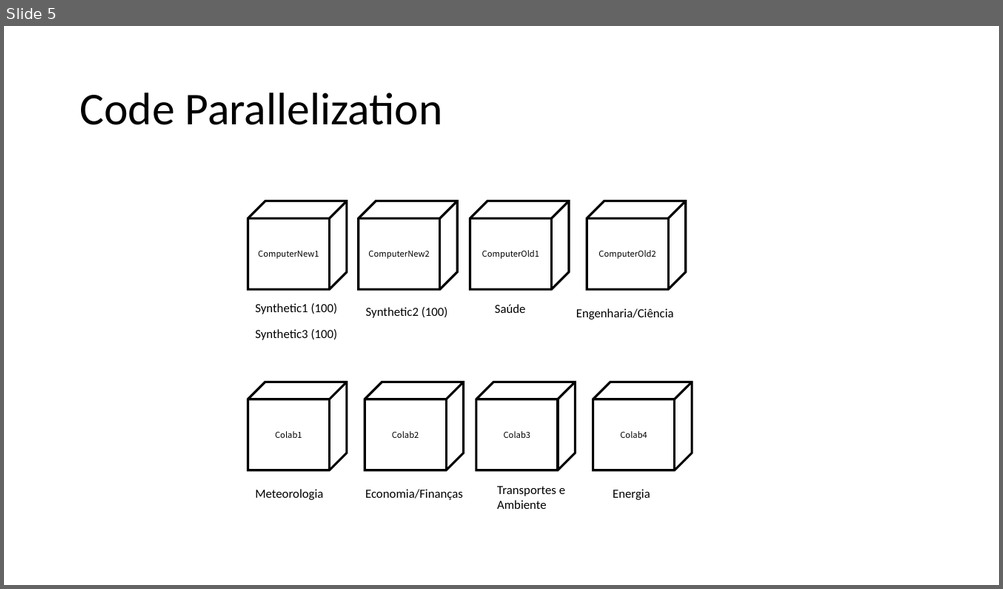
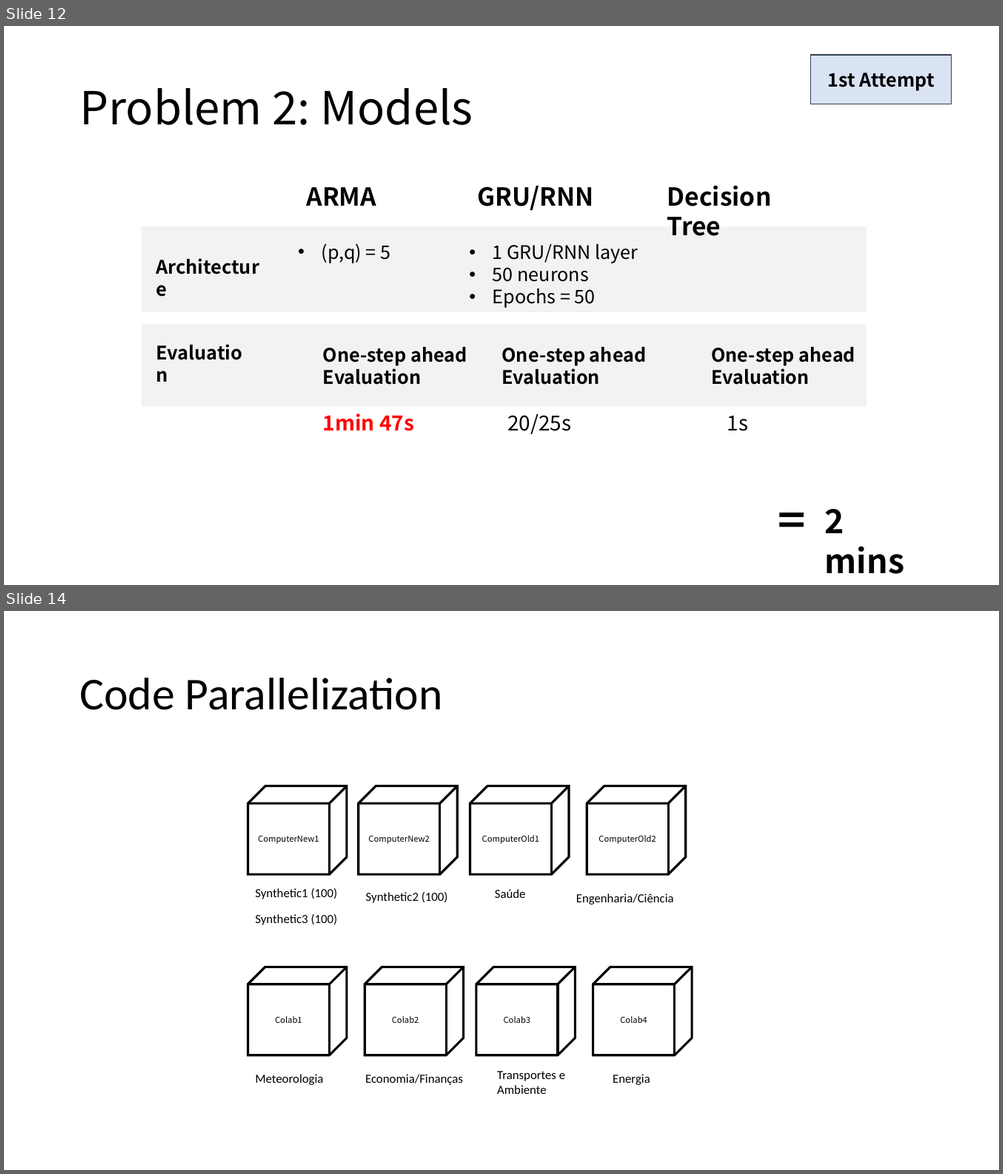
Before and after one commit to MiguelLoureiro98/timecave, a slide deck: papers/.ppt/TimeSeriesCV_31052024.pptx. Shown one above the other, each under a label of ours: slide 5 before the commit, slides 12 and 14 after it; the slides between them are not shown. The pictures are 1003x589 and 1003x1174 pixels, drawn with LibreOffice and Linux fonts; fonts in the diff are those of the drawing. Boxes give left, top, right and bottom in pixels: in the first picture for what was removed or moved away, otherwise in the second. Text is boxed around its words. In the diff, an @@ line names an element or a change of style, - is before the commit and + after.

```diff
--- a/papers/.ppt/TimeSeriesCV_31052024.pptx
+++ b/papers/.ppt/TimeSeriesCV_31052024.pptx
@@ slide 12 added at <box>4,26,999,585</box>, background #FFFFFF @@
@@ rectangle added at <box>811,55,950,104</box>, fill #DAE3F3, outline #333F50 1 pt, 18 pt, text #000000, bold @@
+1st Attempt
@@ text added at <box>79,88,473,125</box>, 44 pt, text #000000 @@
+Problem 2: Models
@@ text added at <box>307,187,377,206</box>, 24 pt, text #000000, bold @@
+ARMA
@@ text added at <box>477,186,594,210</box>, 24 pt, text #000000, bold @@
+GRU/RNN
@@ text added at <box>667,185,771,236</box>, 24 pt, text #000000, bold @@
+Decision Tree
@@ rectangle added at <box>142,227,867,312</box>, fill #F2F2F2 @@
@@ text added at <box>321,244,390,264</box>, 18 pt, text #000000 @@
+• (p,q) = 5
@@ text added at <box>492,244,637,308</box>, 18 pt, text #000000 @@
+• 1 GRU/RNN layer
+• 50 neurons
+• Epochs = 50
@@ text added at <box>149,252,276,282</box>, 18 pt, text #000000, bold @@
+Architecture
@@ rectangle added at <box>142,324,867,406</box>, fill #F2F2F2 @@
@@ text added at <box>149,338,259,368</box>, 18 pt, text #000000, bold @@
+Evaluation
@@ text added at <box>323,347,466,385</box>, 18 pt, text #000000, bold @@
+One-step ahead
+Evaluation
@@ text added at <box>502,347,646,385</box>, 18 pt, text #000000, bold @@
+One-step ahead
+Evaluation
@@ text added at <box>711,347,855,385</box>, 18 pt, text #000000, bold @@
+One-step ahead
+Evaluation
@@ text added at <box>323,414,414,432</box>, 20 pt, text #FF0000, bold @@
+1min 47s
@@ text added at <box>507,414,571,434</box>, 20 pt, text #000000 @@
+20/25s
@@ text added at <box>727,416,748,432</box>, 20 pt, text #000000 @@
+1s
@@ math equal added at <box>775,497,808,543</box>, fill #000000 @@
@@ text added at <box>825,509,905,574</box>, 32 pt, text #000000, bold @@
+2 mins
@@ what was slide 5 is now slide 14 @@
```
Also in this commit, not shown: 5 slides changed, 7 other slides added, 16 slides removed, 1 other file.
